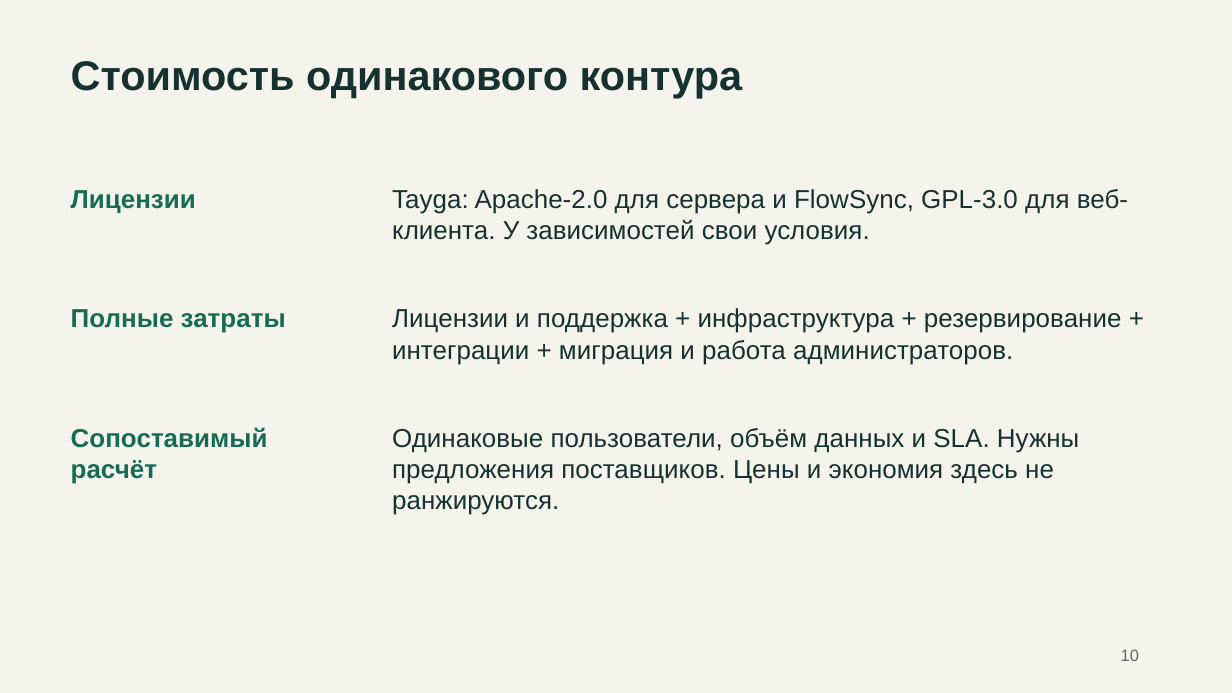
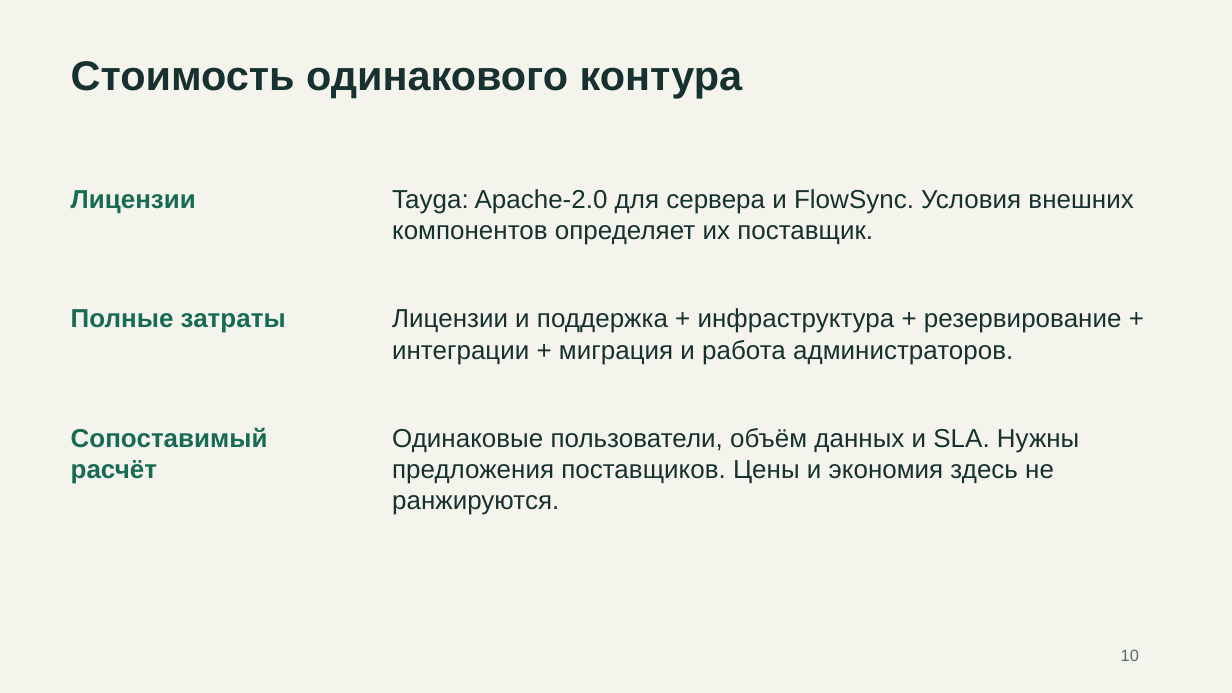
Before and after one commit to rkislov/tayga-mail-server, a slide deck: slide 10 of docs/presentations/tayga-competitors-2026-11-19.pptx. Drawn at 1232x693 pixels with LibreOffice and Linux fonts; fonts in the diff are those of the drawing. Boxes give left, top, right and bottom in pixels: in the first picture for what was removed or moved away, otherwise in the second. Text is boxed around its words. In the diff, an @@ line names an element or a change of style, - is before the commit and + after.

Commit message:
docs: add full comparison matrix and Tayga priorities, refresh product facts

```diff
--- a/docs/presentations/tayga-competitors-2026-11-19.pptx
+++ b/docs/presentations/tayga-competitors-2026-11-19.pptx
@@ text at (392,189,1133,245): text changed @@
-Tayga: Apache-2.0 для сервера и FlowSync, GPL-3.0 для веб-клиента. У зависимостей свои условия.
+Tayga: Apache-2.0 для сервера и FlowSync. Условия внешних компонентов определяет их поставщик.
```
Also in this commit, not shown: 10 other slides changed, 12 slides added, 4 other files.
